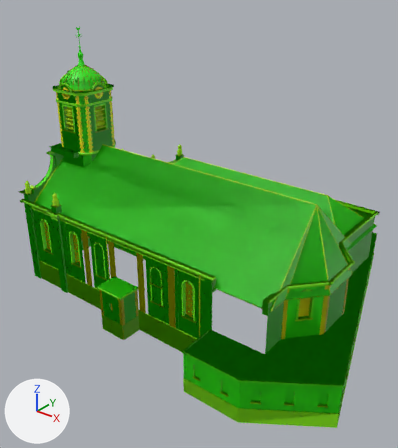
What one commit did to the glTF model models/stpierre/stpierre.glb.
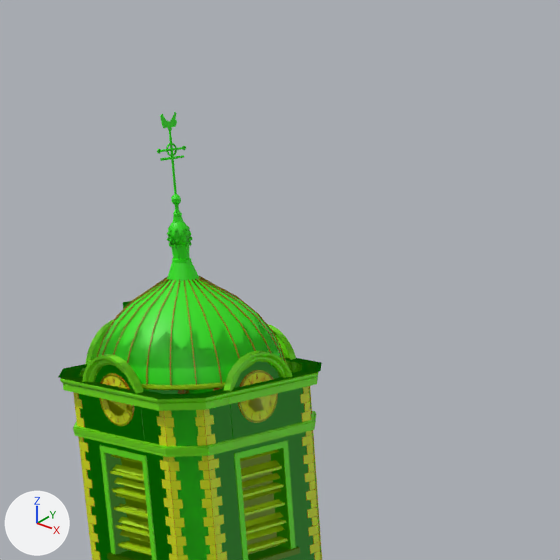
The first picture shows the older version from a 50 mm lens placed at (63.9, -50.2, 41.7), pointed at (23.1, 0.9, 10.0). The close-ups show the older and then the newer version on the part from 10% to 43% of the width and 0% to 29% of the height of that picture. Only the edits that show in the close-ups are written down. Every picture has the same lights, and +X, +Y and +Z are marked at lower left. Objects named as collision shapes, trigger or cutter boxes, shadow casters or lower levels of detail are left out. Vertices at exactly the same position are counted once.

Objects in the first close-up: 'StPierre', 'StPierre_far', 'StPierre_lod1'.
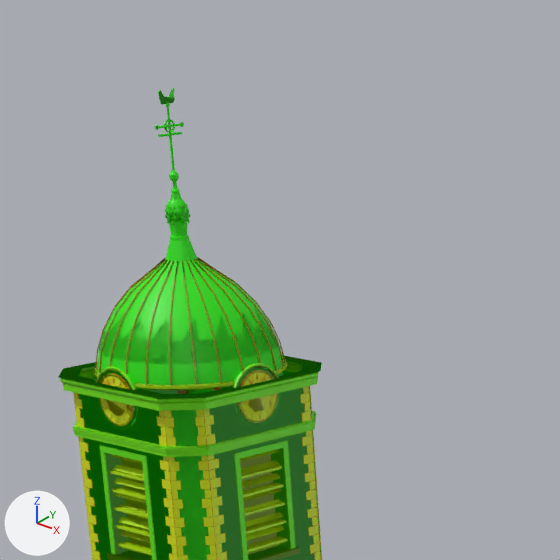
What differs and where, as boxes [x1, y1, x2, y2] in the close-ups (560 x 560 px; the box of a moved part takes in the faces that stretch with it):
'StPierre', reshaped: before [58, 112, 322, 560]; after [58, 88, 322, 560]
'StPierre_far', reshaped: before [63, 138, 318, 555]; after [63, 114, 321, 560]
'StPierre_lod1', reshaped: before [82, 115, 317, 538]; after [61, 90, 321, 560]
part 1 of me_stpierre, rebuilt (mostly hidden): before [85, 320, 175, 394]; after [151, 390, 167, 394]
part 2 of me_stpierre, rebuilt (mostly hidden afterwards): before [268, 324, 298, 371]; after [278, 368, 286, 376]
part 3 of me_stpierre, deleted: before [166, 143, 177, 156]
part 4 of me_stpierre, deleted: before [160, 147, 184, 152]
part 5 of me_stpierre, moved or reshaped: before [82, 112, 293, 441]; after [96, 88, 279, 430]
part 6 of me_stpierre_far, moved or reshaped: before [171, 209, 190, 260]; after [169, 186, 187, 237]
part 7 of me_stpierre_far, moved or reshaped: before [169, 138, 177, 194]; after [167, 114, 175, 171]
part 8 of me_stpierre_far, moved or reshaped: before [160, 155, 184, 161]; after [158, 132, 182, 137]
part 9 of me_stpierre_lod1, rebuilt (mostly hidden): before [91, 325, 174, 394]; after [150, 390, 164, 394]
part 10 of me_stpierre_lod1, rebuilt: before [83, 356, 145, 440]; after [99, 369, 137, 429]
part 11 of me_stpierre_lod1, rebuilt (not visible afterwards): before [269, 326, 294, 368]
part 12 of me_stpierre_lod1, moved or reshaped: before [135, 115, 292, 435]; after [61, 90, 277, 426]

What changed in the scene script:
```text
Change me_stpierre:
    used by ob_stpierre; location = (0.0, 0.0, 0.0)
    remove me_stpierre.from_pydata(...)  # 19918 vertices, 30910 faces; spans x -1.6..48.9, y -14.6..24.9, z -1.6..33.3
    add me_stpierre.from_pydata(...)  # 19926 vertices, 30922 faces; spans x -1.6..48.9, y -14.6..24.9, z -1.6..34.0
    me_stpierre part 1: the loose piece of 136 vertices spanning x -0.1..0.6, y -1.6..1.7, z 23.9..26.8 is rebuilt with 138 vertices and now spans x 0.1..0.8, y -1.2..1.4, z 23.9..26.4
    me_stpierre part 2: the loose piece of 136 vertices spanning x 1.8..4.7, y 2.7..3.4, z 23.9..26.5 is rebuilt with 138 vertices and now spans x 2.2..4.3, y 2.5..3.2, z 24.1..26.1
    me_stpierre part 3: the loose piece of 80 vertices spanning x 3.2..3.3, y -0.1..0.3, z 32.1..32.4 is deleted
    me_stpierre part 4: the loose piece of 16 vertices spanning x 3.2..3.3, y -0.4..0.5, z 32.2..32.3 is deleted
    me_stpierre part 5: 919 vertices moved from x -0.8..40.3, y -9.9..17.7, z 5.1..33.3 to x -0.8..40.3, y -9.9..17.7, z 5.1..33.1; 711 vertices removed from x 1.8..6.6, y -3.3..1.5, z 23.9..33.3; 791 vertices added at x 2.2..6.4, y -3.1..1.1, z 24.1..34.0
    other edits to the shape of me_stpierre do not show in these pictures
Change me_stpierre_far:
    used by ob_stpierre_far; location = (0.0, 0.0, 0.0)
    remove me_stpierre_far.from_pydata(...)  # 2876 vertices, 4089 faces; spans x -1.6..48.9, y -14.6..24.9, z -1.6..32.6
    add me_stpierre_far.from_pydata(...)  # 2876 vertices, 4089 faces; spans x -1.6..48.9, y -14.6..24.9, z -1.6..33.3
    me_stpierre_far part 6: the loose piece of 25 vertices spanning x 2.9..3.6, y -0.2..0.3, z 28.9..30.6 is moved by (0.0, 0.0, 0.7)
    me_stpierre_far part 7: the loose piece of 12 vertices spanning x 3.2..3.3, y 0.0..0.1, z 30.5..32.6 is moved by (0.0, 0.0, 0.7)
    me_stpierre_far part 8: the loose piece of 12 vertices spanning x 3.2..3.3, y -0.4..0.5, z 32.0 is moved by (0.0, 0.0, 0.7)
    other edits to the shape of me_stpierre_far do not show in these pictures
Change me_stpierre_lod1:
    used by ob_stpierre_lod1; location = (0.0, 0.0, 0.0)
    remove me_stpierre_lod1.from_pydata(...)  # 9974 vertices, 12452 faces; spans x -1.6..48.9, y -14.6..24.9, z -1.6..33.3
    add me_stpierre_lod1.from_pydata(...)  # 9968 vertices, 12452 faces; spans x -1.6..48.9, y -14.6..24.9, z -1.6..34.0
    me_stpierre_lod1 part 9: the loose piece of 86 vertices spanning x -0.1..0.6, y -1.6..1.7, z 23.9..26.8 is rebuilt with 56 vertices and now spans x 0.1..0.8, y -1.2..1.4, z 23.9..26.4
    me_stpierre_lod1 part 10: the loose piece of 71 vertices spanning x 1.8..4.7, y -3.3..-2.6, z 23.9..26.5 is rebuilt with 52 vertices and now spans x 2.2..4.3, y -3.1..-2.4, z 24.1..26.0
    me_stpierre_lod1 part 11: the loose piece of 67 vertices spanning x 1.8..4.7, y 2.7..3.4, z 23.9..26.5 is rebuilt with 52 vertices and now spans x 2.2..4.3, y 2.5..3.2, z 24.1..26.0
    me_stpierre_lod1 part 12: 357 vertices moved within x -0.3..32.5, y -2.8..17.3, z 8.5..33.1; 251 vertices removed from x 0.4..33.8, y -8.8..17.3, z 8.2..33.3; 395 vertices added at x -0.3..48.9, y -12.4..24.9, z -1.6..34.0
    other edits to the shape of me_stpierre_lod1 do not show in these pictures
```
